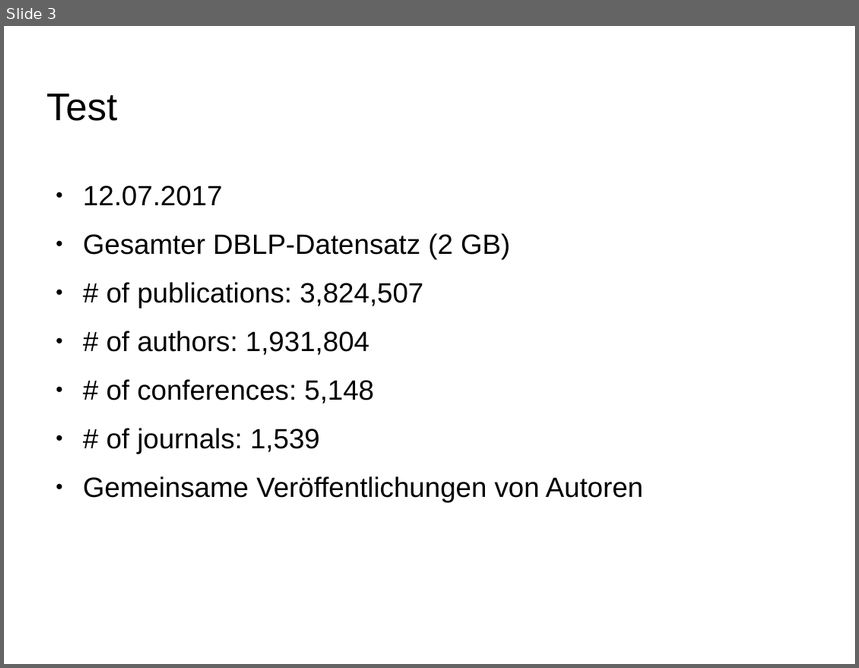
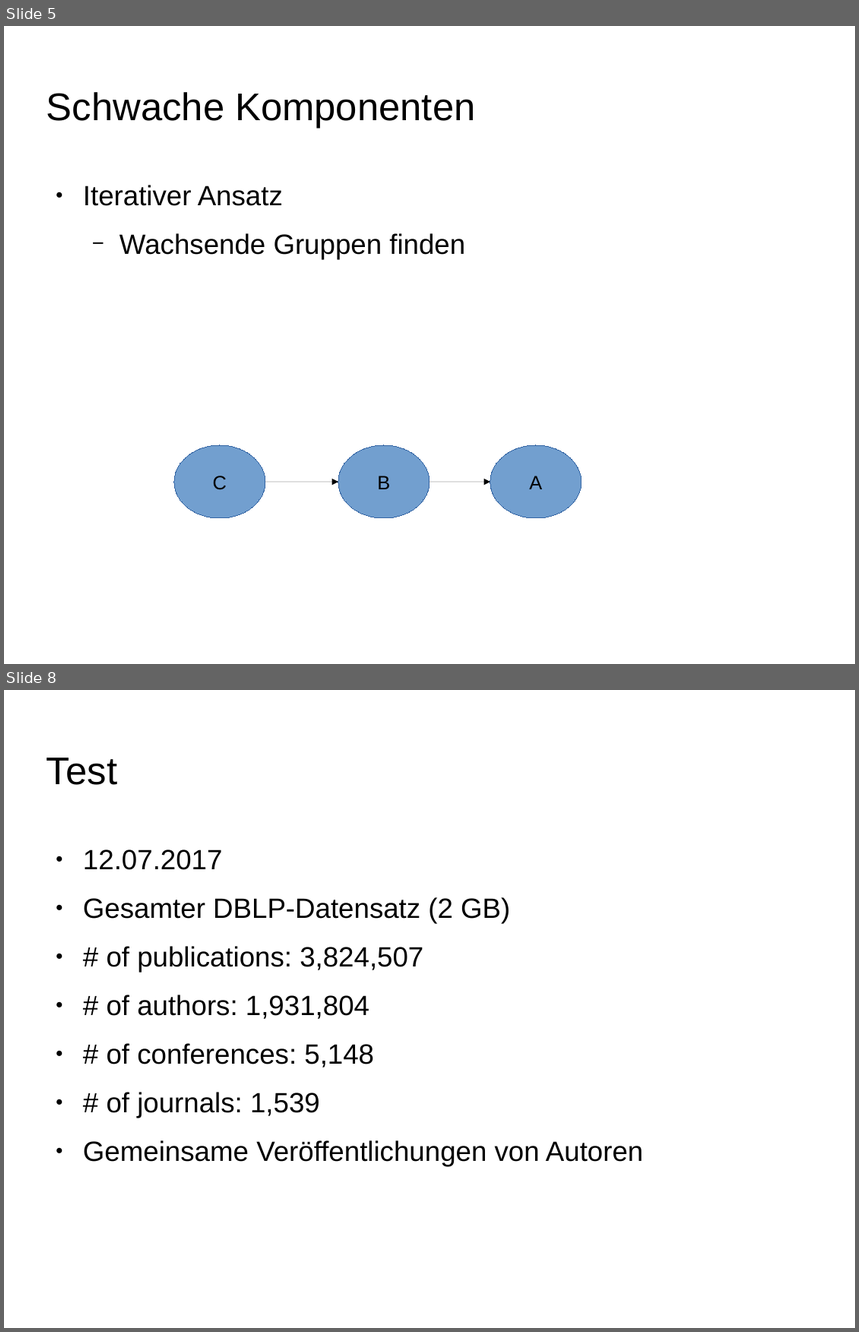
Before and after one commit to ScaDS/dblp-graphulo, a slide deck: doc/testat2.odp. Shown one above the other, each under a label of ours: slide 3 before the commit, slides 5 and 8 after it; the slides between them are not shown. The pictures are 859x668 and 859x1332 pixels, drawn with LibreOffice and Linux fonts; fonts in the diff are those of the drawing; background and template pictures are left out. Boxes give left, top, right and bottom in pixels: in the first picture for what was removed or moved away, otherwise in the second. Text is boxed around its words. In the diff, an @@ line names an element or a change of style, - is before the commit and + after.

```diff
--- a/doc/testat2.odp
+++ b/doc/testat2.odp
@@ slide 5 added at [4, 26, 855, 664], background picture (left out) @@
@@ title added at [47, 92, 475, 128], 36 pt, text #000000 @@
+Schwache Komponenten
@@ text added at [83, 185, 465, 259], 26 pt, text #000000 @@
+● Iterativer Ansatz
+  − Wachsende Gruppen finden
@@ ellipse added at [174, 446, 265, 518], fill #729FCF, outline #3465A4 0 pt, 18 pt, text #000000 @@
+C
@@ ellipse added at [338, 446, 430, 518], fill #729FCF, outline #3465A4 0 pt, 18 pt, text #000000 @@
+B
@@ ellipse added at [490, 446, 582, 518], fill #729FCF, outline #3465A4 0 pt, 18 pt, text #000000 @@
+A
@@ arrow added from (266, 483) to (338, 483), #000000 0 pt @@
@@ arrow added from (430, 483) to (490, 483), #000000 0 pt @@
@@ what was slide 3 is now slide 8 @@
```
Also in this commit, not shown: 2 slides changed, 5 other slides added, 4 other files.
